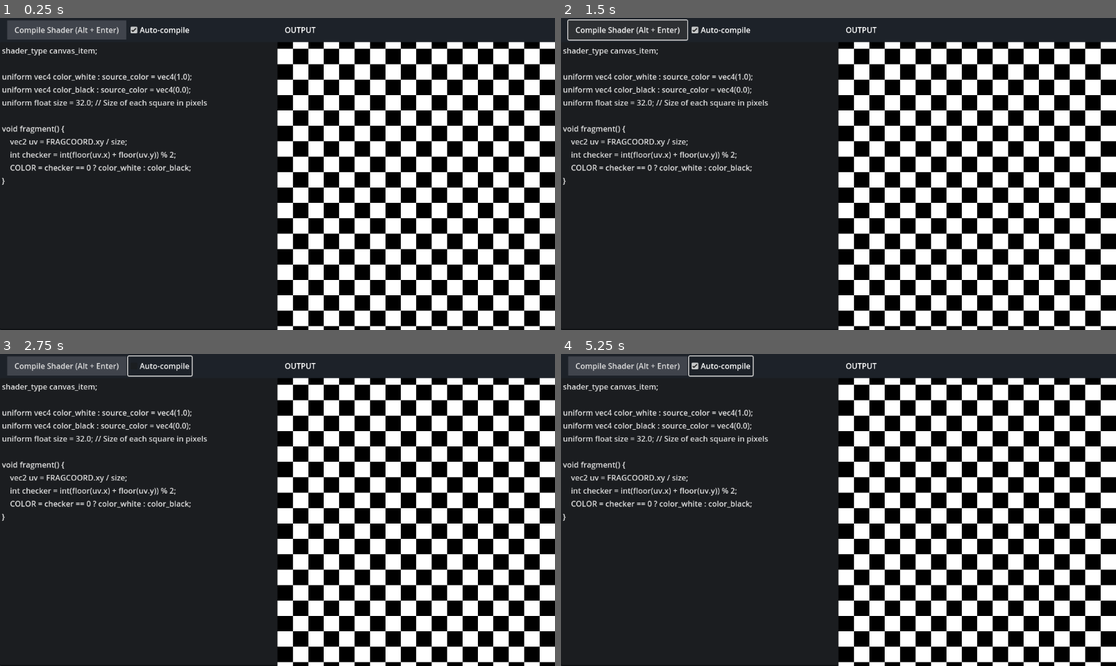
Above: before the commit, frames 1-4 (two rows, left to right).
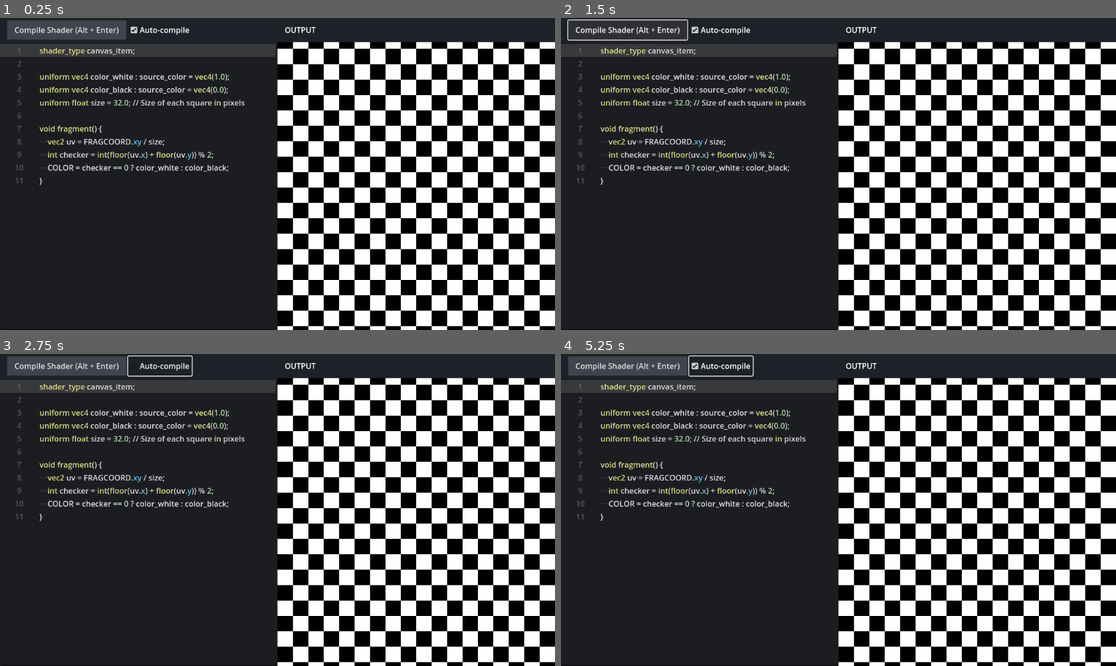
Above: after the commit, the same moments.

Repository: VitSoonYoung/godot-web-shader-editor
Game: Godot game, scene res://control.tscn
Same seed, same stepped clock (60 frames per second), same inputs: the game is played once before the commit and once after it.
Inputs:
- Up to frame 1 (0.25 s): no input
- Up to frame 2 (1.5 s): click "Compile Shader (Alt + Enter)" at 0.5 s; click "Compile Shader (Alt + Enter)" at 1.25 s
- Up to frame 3 (2.75 s): click "Auto-compile" at 2 s
- Up to frame 4 (5.25 s): click "Auto-compile" at 2.75 s; click "Compile Shader (Alt + Enter)" at 3.5 s; click "Auto-compile" at 4.25 s; tap Enter at 5 s

The runs differ from the first frame. In frame 1, 4.8% of the frame differs, in the area x 0-50%, y 8-54%; in frame 2, 4.8%; in frame 3, 4.8%; in frame 4, 4.8%.

Commit message:
Change text edit to code edit

Diff:
--- a/control.gd
+++ b/control.gd
@@ -1,27 +1,55 @@
 extends Control
 
 @onready var canvas_item_shader_view: ColorRect = %CanvasItemShaderView
-@onready var text_edit: TextEdit = $HBoxContainer/Control3/TextEdit
+@onready var check_box_auto_compile: CheckBox = %CheckBoxAutoCompile
+@onready var code_edit: CodeEdit = %CodeEdit
 @onready var shader_material := canvas_item_shader_view.material as ShaderMaterial
 @onready var shader := shader_material.shader
-@onready var check_box_auto_compile: CheckBox = $HBoxContainer/Control3/MarginContainer/HBoxContainer/CheckBoxAutoCompile
+
+var syntax_highlighter := CodeHighlighter.new()
 
 func _ready() -> void:
-	text_edit.text = shader.code
+	highlight_shader_code()
+	code_edit.text = shader.code
 
 func compile():
 	shader = Shader.new()
-	shader.code = text_edit.text
+	shader.code = code_edit.text
 	shader_material.shader = shader
 	print("Finished Compiling")
 
-func unhandled_input(event: InputEvent) -> void:
+func _unhandled_input(event: InputEvent) -> void:
 	if event.is_action_pressed("compile"):
 		compile()
 
 func _on_button_pressed() -> void:
 	compile()
 
-func _on_text_edit_text_changed() -> void:
+func _on_code_edit_text_changed() -> void:
 	if check_box_auto_compile.button_pressed:
 		compile()
+
+func highlight_shader_code():
+	syntax_highlighter.symbol_color = Color(0.851, 0.851, 0.851)
+	syntax_highlighter.function_color = Color(0.863, 0.863, 0.549)
+	syntax_highlighter.member_variable_color = Color(0.376, 0.749, 0.871)
+	syntax_highlighter.number_color = Color(0.710, 0.867, 0.678)
+
+	var control_keywords = ["if", "else", "for", "while", "do", "return", "break", "continue", "discard"]
+	var type_keywords = ["void", "bool", "int", "float", "vec2", "vec3", "vec4", "mat2", "mat3", "mat4", "sampler2D", "samplerCube"]
+	var shader_keywords = ["shader_type", "uniform", "varying", "attribute", "const", "in", "out", "inout"]
+	var builtin_functions = ["texture", "mix", "dot", "cross", "normalize", "length", "distance", "reflect", "sin", "cos", "tan", "abs", "min", "max", "clamp", "step", "smoothstep"]
+
+	for keyword in control_keywords:
+		syntax_highlighter.add_keyword_color(keyword, Color(0.302, 0.678, 0.678))
+
+	for keyword in type_keywords:
+		syntax_highlighter.add_keyword_color(keyword, Color(0.863, 0.863, 0.549))
+
+	for keyword in shader_keywords:
+		syntax_highlighter.add_keyword_color(keyword, Color(0.863, 0.863, 0.549))
+
+	for keyword in builtin_functions:
+		syntax_highlighter.add_keyword_color(keyword, Color(0.863, 0.863, 0.549))
+
+	code_edit.syntax_highlighter = syntax_highlighter
--- a/control.tscn
+++ b/control.tscn
@@ -7,6 +7,8 @@
 content_margin_left = 15.0
 content_margin_right = 15.0
 bg_color = Color(0.25098, 0.266667, 0.298039, 1)
+
+[sub_resource type="SyntaxHighlighter" id="SyntaxHighlighter_62e2m"]
 
 [sub_resource type="ShaderMaterial" id="ShaderMaterial_kbped"]
 shader = ExtResource("2_ee4bf")
@@ -63,15 +65,37 @@
 text = "Compile Shader (Alt + Enter)"
 
 [node name="CheckBoxAutoCompile" type="CheckBox" parent="HBoxContainer/Control3/MarginContainer/HBoxContainer"]
+unique_name_in_owner = true
 layout_mode = 2
 button_pressed = true
 text = "Auto-compile"
 
-[node name="TextEdit" type="TextEdit" parent="HBoxContainer/Control3"]
+[node name="CodeEdit" type="CodeEdit" parent="HBoxContainer/Control3"]
+unique_name_in_owner = true
 layout_mode = 2
 size_flags_horizontal = 3
 size_flags_vertical = 3
+text = "shader_type canvas_item;
+
+uniform vec4 color_white : source_color = vec4(1.0);
+uniform vec4 color_black : source_color = vec4(0.0);
+uniform float size = 32.0; // Size of each square in pixels
+
+void fragment() {
+    vec2 uv = FRAGCOORD.xy / size;
+    int checker = int(floor(uv.x) + floor(uv.y)) % 2;
+    COLOR = checker == 0 ? color_white : color_black;
+}"
 placeholder_text = "Enter shader code..."
+caret_blink = true
+syntax_highlighter = SubResource("SyntaxHighlighter_62e2m")
+highlight_all_occurrences = true
+highlight_current_line = true
+draw_tabs = true
+draw_spaces = true
+gutters_draw_executing_lines = true
+gutters_draw_line_numbers = true
+gutters_draw_fold_gutter = true
 
 [node name="Control2" type="VBoxContainer" parent="HBoxContainer"]
 layout_mode = 2
@@ -119,4 +143,4 @@
 
 [connection signal="pressed" from="HBoxContainer/Control3/MarginContainer/HBoxContainer/Button" to="." method="_on_button_pressed"]
 [connection signal="toggled" from="HBoxContainer/Control3/MarginContainer/HBoxContainer/CheckBoxAutoCompile" to="." method="_on_check_box_toggled"]
-[connection signal="text_changed" from="HBoxContainer/Control3/TextEdit" to="." method="_on_text_edit_text_changed"]
+[connection signal="text_changed" from="HBoxContainer/Control3/CodeEdit" to="." method="_on_code_edit_text_changed"]
Not shown: 1 places in control.tscn that only renumber resources
Not shown, changed: export_presets.cfg
